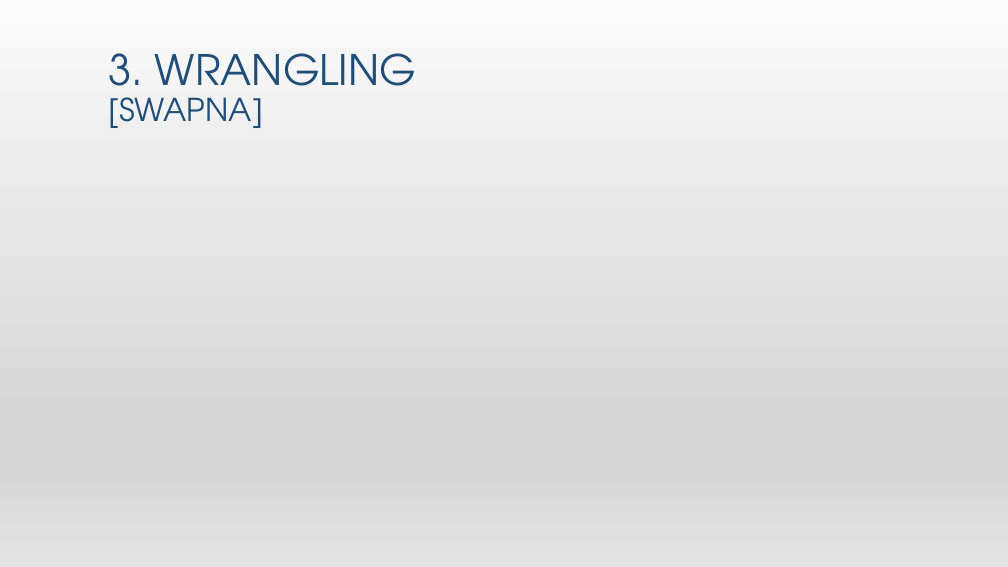
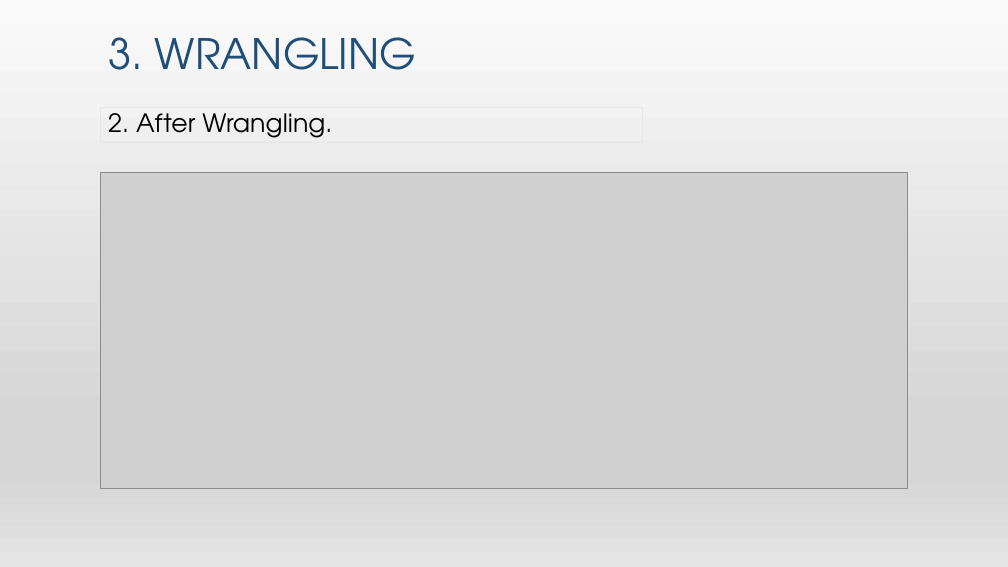
Before and after one commit to kimvan13/datawrangling, a slide deck: slide 16 of Wranglingpresentation.pptx. Drawn at 1008x567 pixels with LibreOffice and Linux fonts; fonts in the diff are those of the drawing; grey boxes stand for pictures. Boxes give left, top, right and bottom in pixels: in the first picture for what was removed or moved away, otherwise in the second. Text is boxed around its words. In the diff, an @@ line names an element or a change of style, - is before the commit and + after.

```diff
--- a/Wranglingpresentation.pptx
+++ b/Wranglingpresentation.pptx
@@ title at <box>108,37,417,70</box>: text changed @@
-3. WRANGLING
-[SWAPNA]
+3. WRANGLING
@@ rectangle added at <box>101,107,643,142</box>, outline #E7E6E6 0.75 pt, 24 pt, text #000000 @@
+2. After Wrangling.
@@ picture added at <box>101,173,907,489</box> @@
```
Also in this commit, not shown: 2 other slides changed, 2 slides added.
